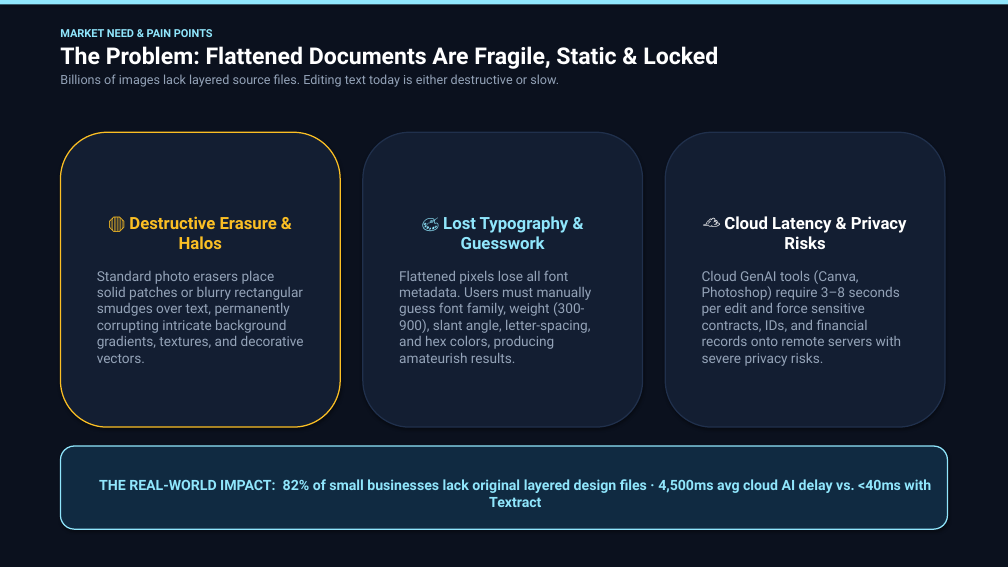
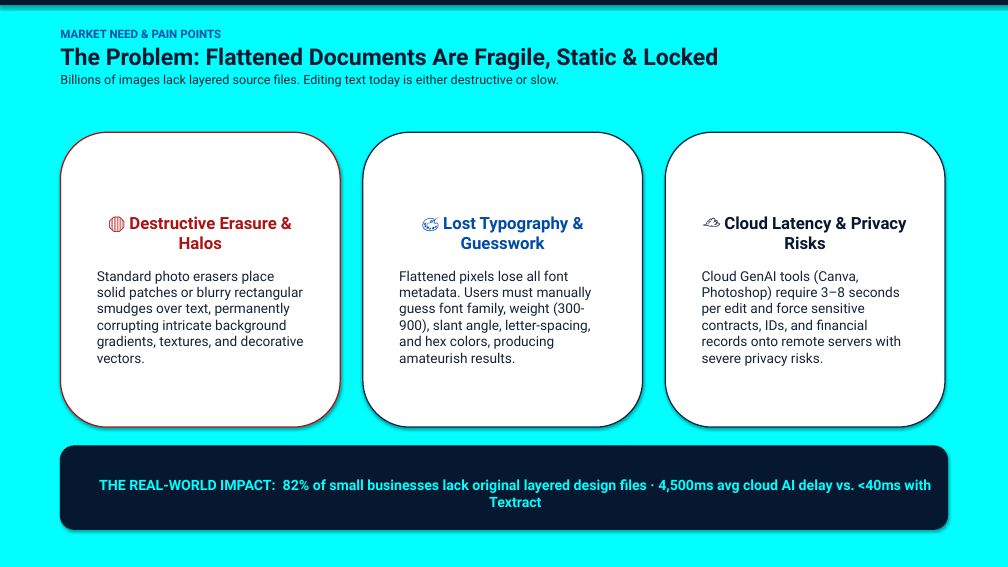
Before and after one commit to gou2005/Textract, a slide deck: slide 2 of Textract_iQOO_Hackathon_2026.pptx. Drawn at 1008x567 pixels with LibreOffice and Linux fonts; fonts in the diff are those of the drawing. Boxes give left, top, right and bottom in pixels: in the first picture for what was removed or moved away, otherwise in the second. Text is boxed around its words. In the diff, an @@ line names an element or a change of style, - is before the commit and + after.

Commit message:
Update PPT presentation background theme to pure cyan (#00FFFF) with high-contrast typography

```diff
--- a/Textract_iQOO_Hackathon_2026.pptx
+++ b/Textract_iQOO_Hackathon_2026.pptx
@@ rectangle at bbox=[0, 0, 1008, 567]: fill #0B111E to #00FFFF @@
@@ rectangle at bbox=[0, 0, 1008, 5]: fill #90E6FC to #061830 @@
@@ text "MARKET NEED & PAIN POINTS" at bbox=[60, 29, 718, 87]: size 10.5 to 11 pt, text colour #90E6FC to #004BA5 in "MARKET NEED & PAIN POINTS"; text colour #FFFFFF to #061830 in "The Problem: Flattened Documents Are Fragile, Static ..."; text colour #94A3B8 to #142438 in "Billions of images lack layered source files. ..." @@
@@ rounded rectangle "🛑 Destructive Erasure & Halos" at bbox=[60, 132, 340, 427]: text colour #FBBF24 to #AA1414 in "🛑 Destructive Erasure & Halos"; text colour #94A3B8 to #142438 in "Standard photo erasers place solid patches or ..."; fill #131E32 to #FFFFFF; outline #FBBF24 1.2 pt to #AA1414 1.2 pt @@
@@ rounded rectangle "🎨 Lost Typography & Guesswork" at bbox=[363, 132, 643, 427]: text colour #90E6FC to #004BA5 in "🎨 Lost Typography & Guesswork"; text colour #94A3B8 to #142438 in "Flattened pixels lose all font metadata. Users ..."; fill #131E32 to #FFFFFF; outline #20304C 1.2 pt to #08264B 1.2 pt @@
@@ rounded rectangle "☁️ Cloud Latency & Privacy ..." at bbox=[665, 132, 945, 427]: text colour #FFFFFF to #061830 in "☁️ Cloud Latency & Privacy Risks"; text colour #94A3B8 to #142438 in "Cloud GenAI tools (Canva, Photoshop) require 3–8 ..."; fill #131E32 to #FFFFFF; outline #20304C 1.2 pt to #08264B 1.2 pt @@
@@ rounded rectangle "THE REAL-WORLD IMPACT: 82% of ..." at bbox=[60, 446, 948, 529]: text colour #90E6FC to #00FFFF; fill #102A41 to #061830; outline #90E6FC 1.2 pt to #061830 1.2 pt @@
```
Also in this commit, not shown: 11 other slides changed, 1 other file.
